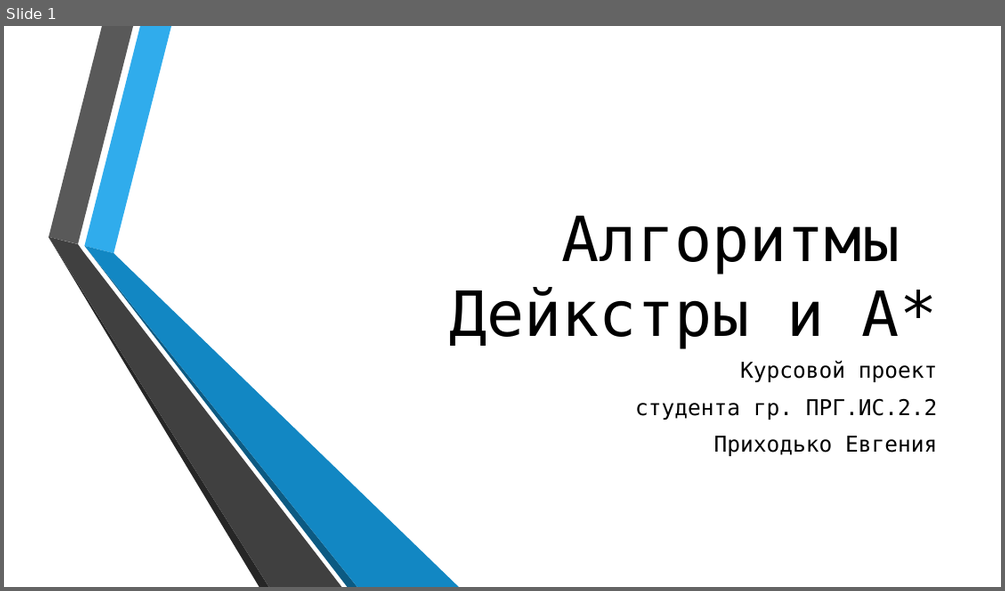
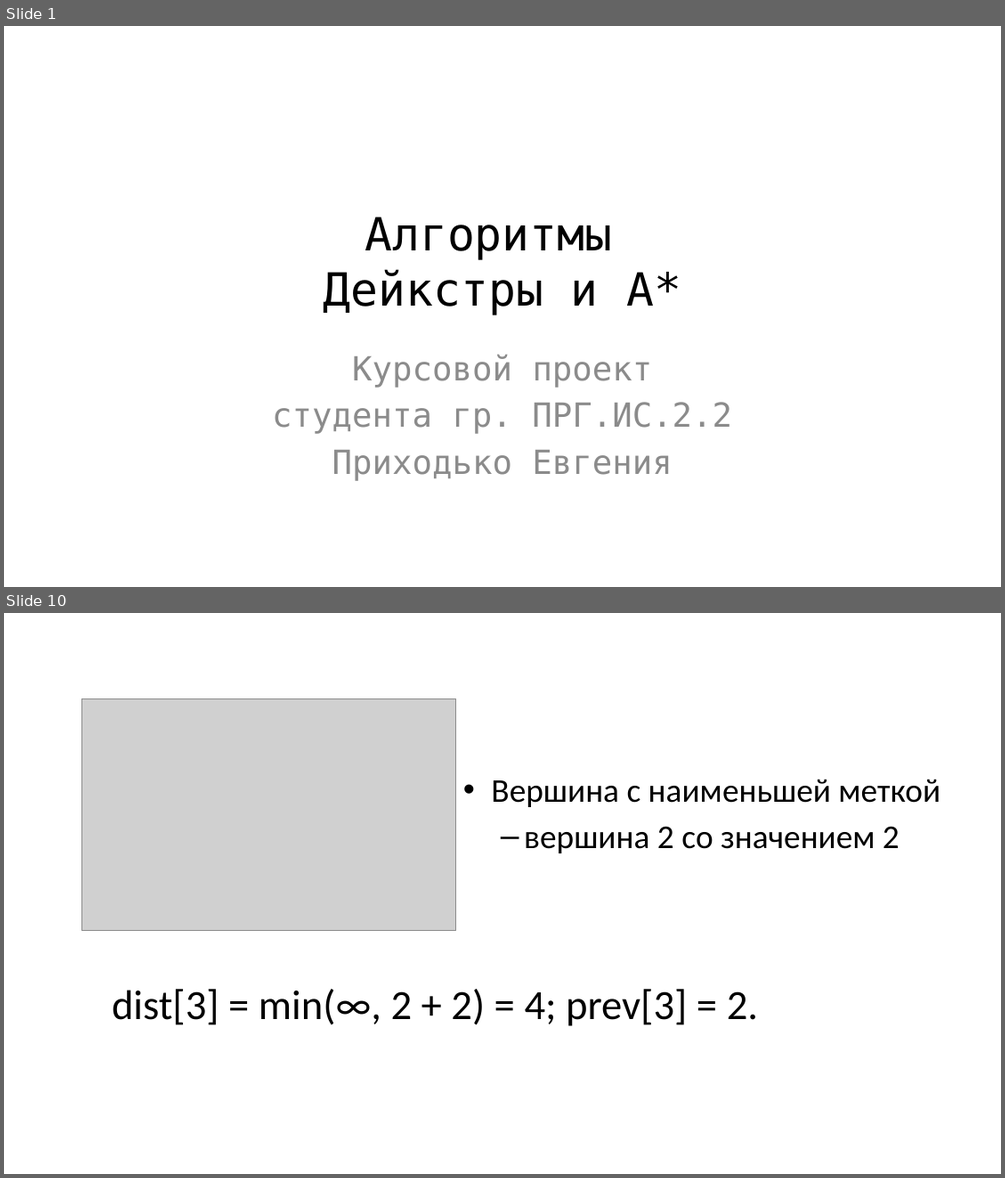
Before and after one commit to Fck-r-sns/Dijkstra-vs-AStar, a slide deck: Презентация.pptx. Shown one above the other, each under a label of ours: slide 1 before the commit, slides 1 and 10 after it; the slides between them are not shown. The pictures are 1005x591 and 1005x1178 pixels, drawn with LibreOffice and Linux fonts; fonts in the diff are those of the drawing; grey boxes stand for pictures; background and template pictures are left out. Boxes give left, top, right and bottom in pixels: in the first picture for what was removed or moved away, otherwise in the second. Text is boxed around its words. In the diff, an @@ line names an element or a change of style, - is before the commit and + after.

```diff
--- a/Презентация.pptx
+++ b/Презентация.pptx
@@ slide 10 added at box(4, 613, 1001, 1174), background #FFFFFF @@
@@ picture added at box(82, 698, 456, 929) @@
@@ text added at box(491, 779, 940, 853), 32 pt, text #000000 @@
+• Вершина с наименьшей меткой
+  – вершина 2 со значением 2
@@ text added at box(112, 989, 758, 1026), 40 pt, text #000000 @@
+dist[3] = min(∞, 2 + 2) = 4; prev[3] = 2.
@@ slide 1 changed as well @@
@@ title "Алгоритмы Дейкстры и A*": place and size @@
-title "Алгоритмы Дейкстры и A*" at box(449, 216, 937, 349)
+title "Алгоритмы Дейкстры и A*" at box(324, 216, 681, 315)
@@ title "Алгоритмы Дейкстры и A*" at box(324, 216, 681, 315): size 60 to 44 pt; alignment right to centre; vertical alignment bottom to middle @@
@@ group removed at box(48, 26, 460, 587): 6 freeform shapes @@
@@ subtitle "Курсовой проект": place and size @@
-subtitle "Курсовой проект" at box(635, 360, 938, 456)
+subtitle "Курсовой проект" at box(272, 354, 732, 480)
@@ subtitle "Курсовой проект" at box(272, 354, 732, 480): size 21 to 32 pt, text colour #000000 to #8C8C8C; alignment right to centre; less space between paragraphs @@
```
Also in this commit, not shown: 27 other slides added, 1 slide removed, 16 other files.
